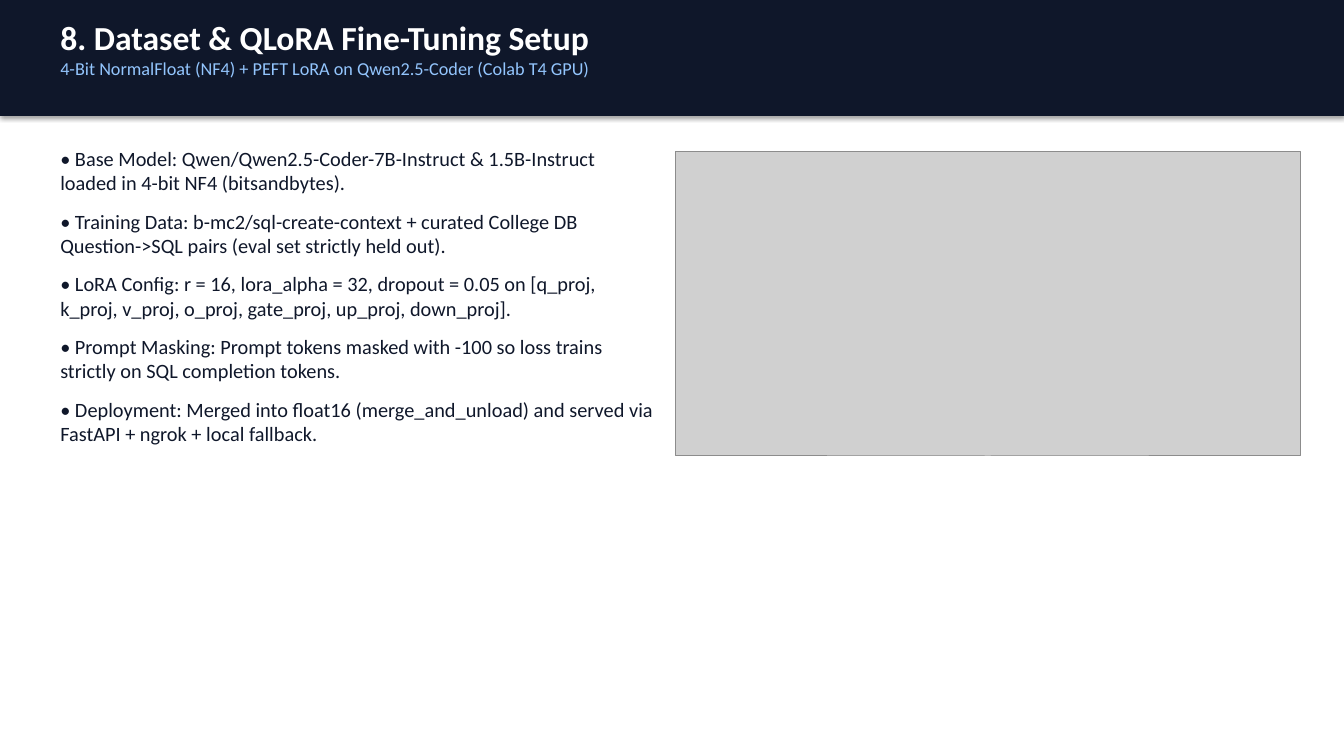
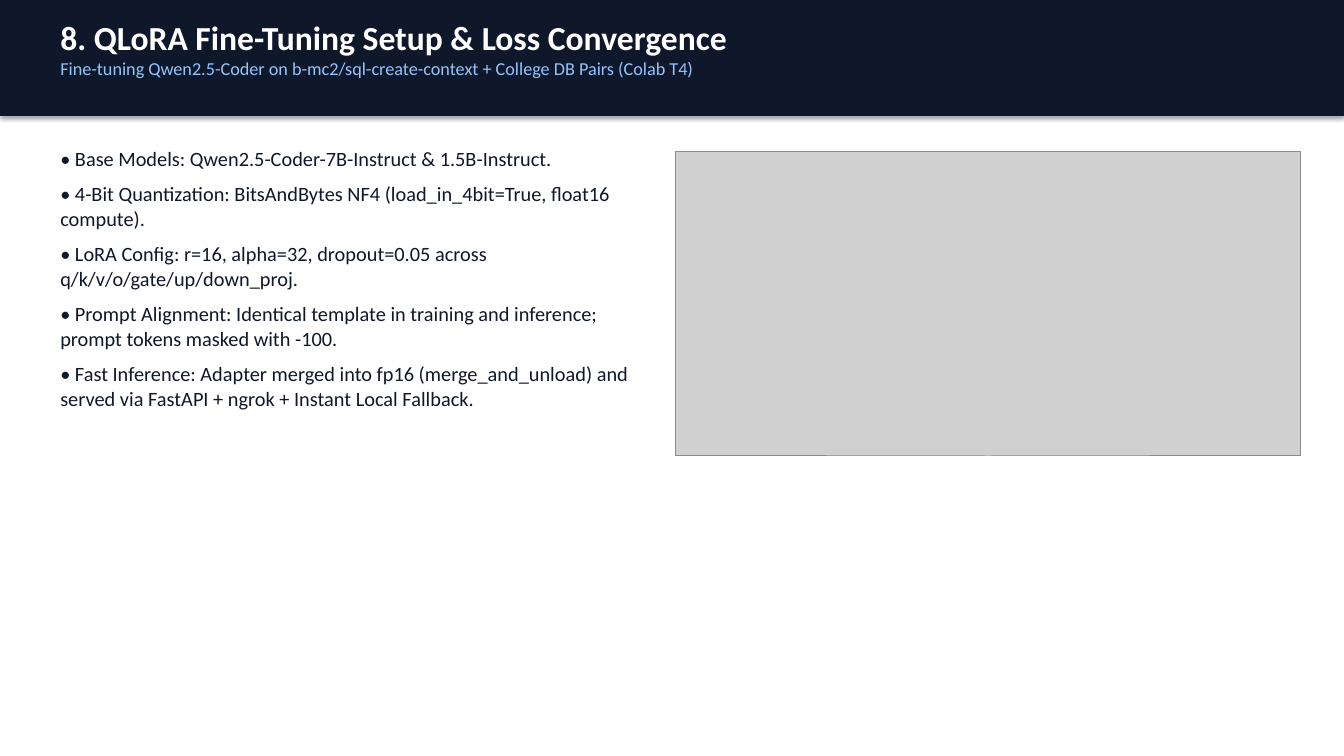
Before and after one commit to DeveshYadav85/text-to-sql, a slide deck: slide 9 of docs/Agentic_Text_to_SQL_Presentation.pptx. Drawn at 1344x756 pixels with LibreOffice and Linux fonts; fonts in the diff are those of the drawing; grey boxes stand for pictures. Boxes give left, top, right and bottom in pixels: in the first picture for what was removed or moved away, otherwise in the second. Text is boxed around its words. In the diff, an @@ line names an element or a change of style, - is before the commit and + after.

```diff
--- a/docs/Agentic_Text_to_SQL_Presentation.pptx
+++ b/docs/Agentic_Text_to_SQL_Presentation.pptx
@@ text at (60,26,727,78): text changed @@
-8. Dataset & QLoRA Fine-Tuning Setup
-4-Bit NormalFloat (NF4) + PEFT LoRA on Qwen2.5-Coder (Colab T4 GPU)
+8. QLoRA Fine-Tuning Setup & Loss Convergence
+Fine-tuning Qwen2.5-Coder on b-mc2/sql-create-context + College DB Pairs (Colab T4)
@@ text at (60,152,628,410): text changed @@
-• Base Model: Qwen/Qwen2.5-Coder-7B-Instruct & 1.5B-Instruct loaded in 4-bit NF4 (bitsandbytes).
-• Training Data: b-mc2/sql-create-context + curated College DB Question->SQL pairs (eval set strictly held out).
-• LoRA Config: r = 16, lora_alpha = 32, dropout = 0.05 on [q_proj, k_proj, v_proj, o_proj, gate_proj, up_proj, down_proj].
-• Prompt Masking: Prompt tokens masked with -100 so loss trains strictly on SQL completion tokens.
-• Deployment: Merged into float16 (merge_and_unload) and served via FastAPI + ngrok + local fallback.
+• Base Models: Qwen2.5-Coder-7B-Instruct & 1.5B-Instruct.
+• 4-Bit Quantization: BitsAndBytes NF4 (load_in_4bit=True, float16 compute).
+• LoRA Config: r=16, alpha=32, dropout=0.05 across q/k/v/o/gate/up/down_proj.
+• Prompt Alignment: Identical template in training and inference; prompt tokens masked with -100.
+• Fast Inference: Adapter merged into fp16 (merge_and_unload) and served via FastAPI + ngrok + Instant Local Fallback.
```
Also in this commit, not shown: 10 other slides changed, 1 slide added, 1 slide removed, 5 other files.
